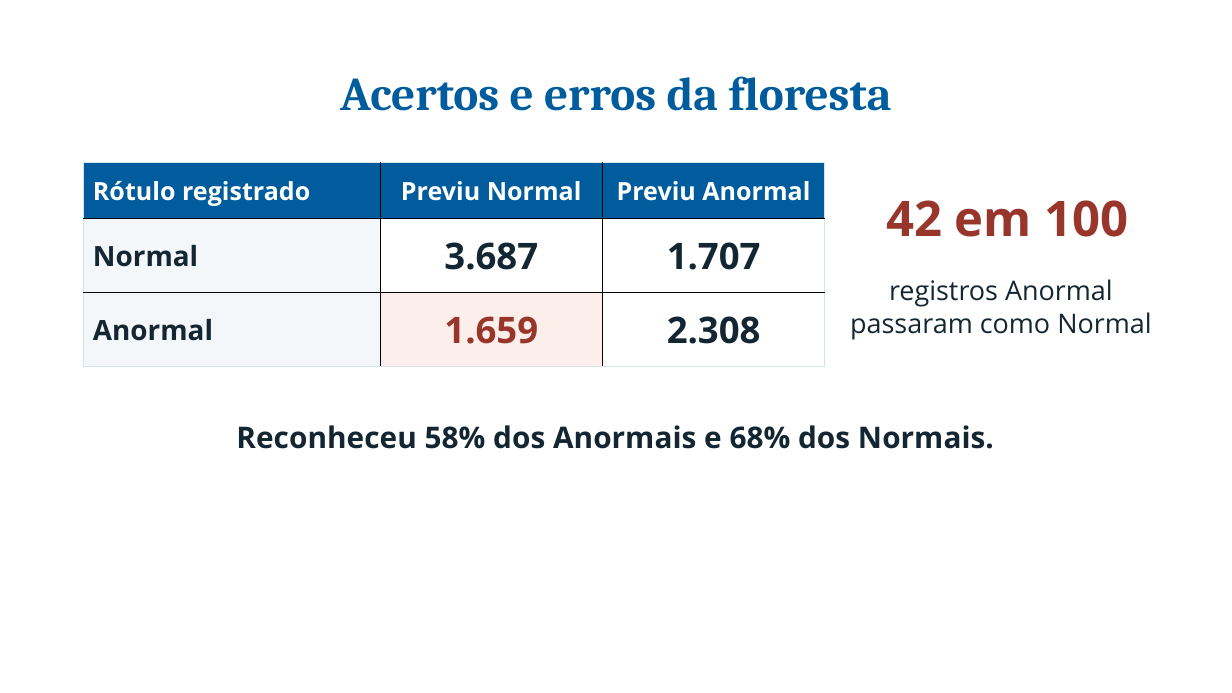
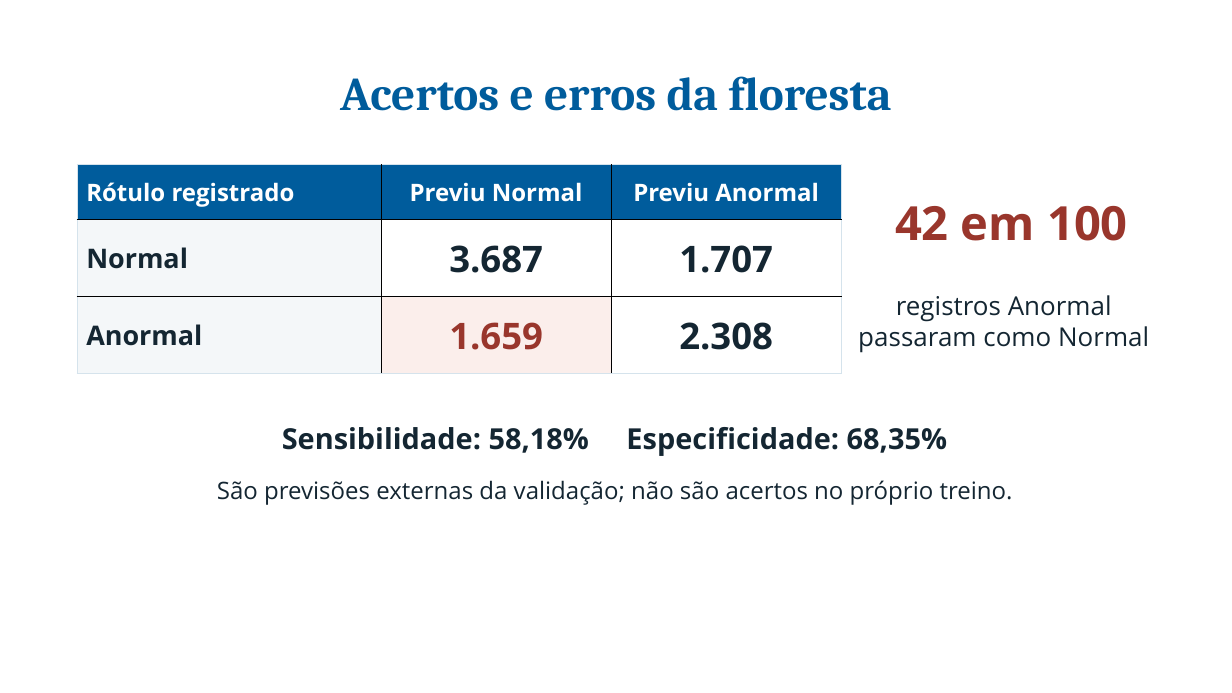
Before and after one commit to pedroafm06/Data-Mining, a slide deck: slide 16 of presentation/a2_inf/output/Apresentacao_A2_INF.pptx (slide 11 before the commit). Drawn at 1232x693 pixels with LibreOffice and Linux fonts; fonts in the diff are those of the drawing; background and template pictures are left out. Boxes give left, top, right and bottom in pixels: in the first picture for what was removed or moved away, otherwise in the second. Text is boxed around its words. In the diff, an @@ line names an element or a change of style, - is before the commit and + after.

```diff
--- a/presentation/a2_inf/output/Apresentacao_A2_INF.pptx
+++ b/presentation/a2_inf/output/Apresentacao_A2_INF.pptx
@@ table at bbox=[77, 165, 841, 373] @@
@@ size 19.5 to 18.8 pt in "Rótulo registrado", "Previu Normal", "Previu Anormal" @@
@@ size 21.8 to 21 pt in "Normal", "Anormal" @@
@@ table: place and size @@
-table at bbox=[84, 163, 826, 367]
+table at bbox=[77, 165, 841, 373]
@@ text "42 em 100": place and size @@
-text "42 em 100" at bbox=[886, 200, 1129, 237]
+text "42 em 100" at bbox=[895, 206, 1128, 241]
@@ text "42 em 100" at bbox=[895, 206, 1128, 241]: size 38.2 to 36.8 pt @@
@@ text "registros Anormal": place and size @@
-text "registros Anormal" at bbox=[850, 279, 1151, 340]
+text "registros Anormal" at bbox=[858, 295, 1149, 353]
@@ text "registros Anormal" at bbox=[858, 295, 1149, 353]: size 21 to 20.2 pt @@
@@ text at bbox=[282, 427, 947, 456]: text changed; size 23.2 to 22.5 pt @@
-Reconheceu 58% dos Anormais e 68% dos Normais.
+Sensibilidade: 58,18% Especificidade: 68,35%
@@ text added at bbox=[217, 480, 1013, 505], 18.8 pt, text #142632 @@
+São previsões externas da validação; não são acertos no próprio treino.
```
Also in this commit, not shown: 4 other slides changed, 17 slides added, 11 slides removed, 11 other files.
